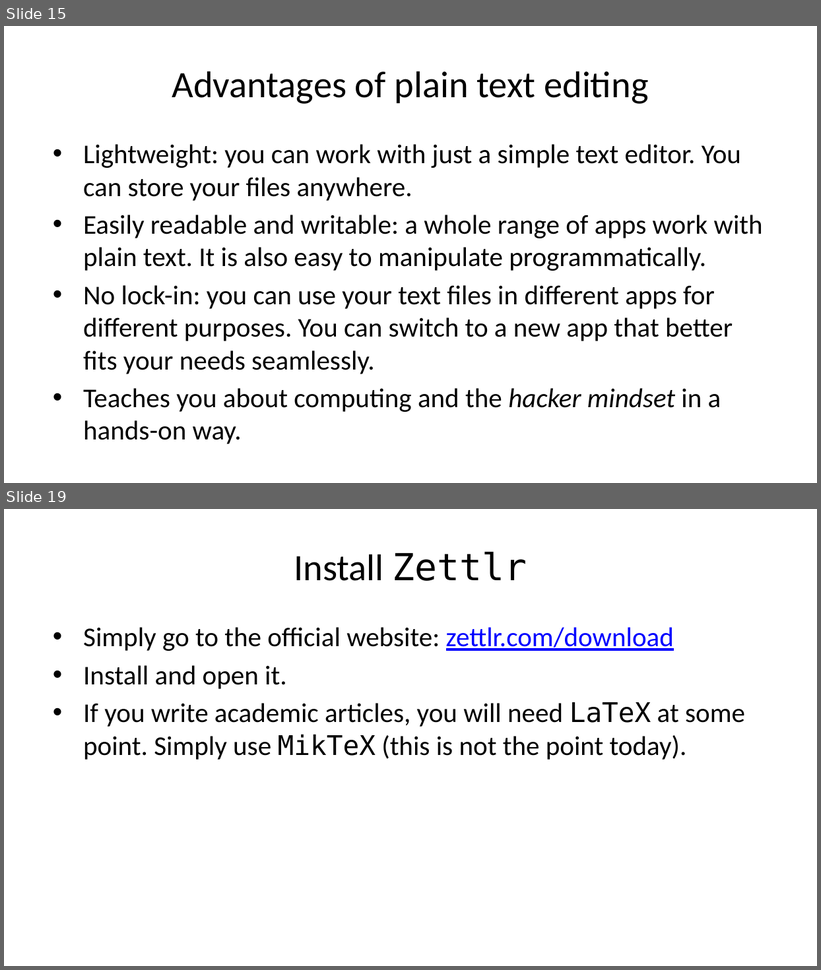
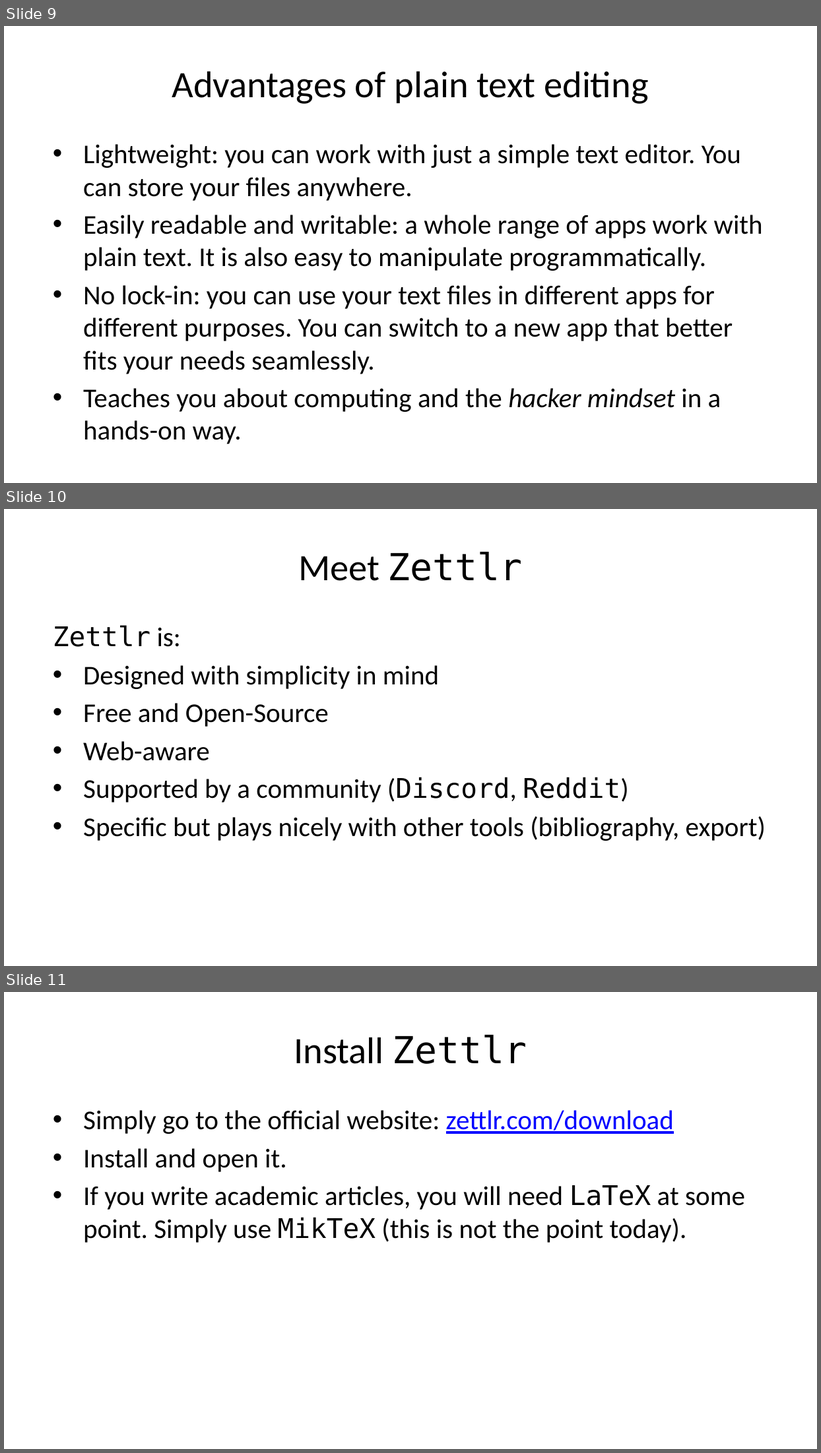
Before and after one commit to smart-edtech/smarties, a slide deck: workshop/markdown/index.pptx. Shown one above the other, each under a label of ours: slides 15 and 19 before the commit, slides 9, 10 and 11 after it; the slides between them are not shown. The pictures are 821x970 and 821x1453 pixels, drawn with LibreOffice and Linux fonts; fonts in the diff are those of the drawing. Boxes give left, top, right and bottom in pixels: in the first picture for what was removed or moved away, otherwise in the second. Text is boxed around its words. In the diff, an @@ line names an element or a change of style, - is before the commit and + after.

```diff
--- a/workshop/markdown/index.pptx
+++ b/workshop/markdown/index.pptx
@@ slide 10 added at box(4, 509, 817, 966), background #FFFFFF @@
@@ title added at box(298, 551, 523, 581), 33 pt, text #000000 @@
+Meet Zettlr
@@ text added at box(53, 625, 766, 841), 24 pt, text #000000 @@
+Zettlr is:
+• Designed with simplicity in mind
+• Free and Open-Source
+• Web-aware
+• Supported by a community (Discord, Reddit)
+• Specific but plays nicely with other tools (bibliography, export)
@@ what was slide 15 is now slide 9 @@
@@ what was slide 19 is now slide 11 @@
```
Also in this commit, not shown: 8 slides changed, 3 other slides added, 2 slides removed, 11 other files.
